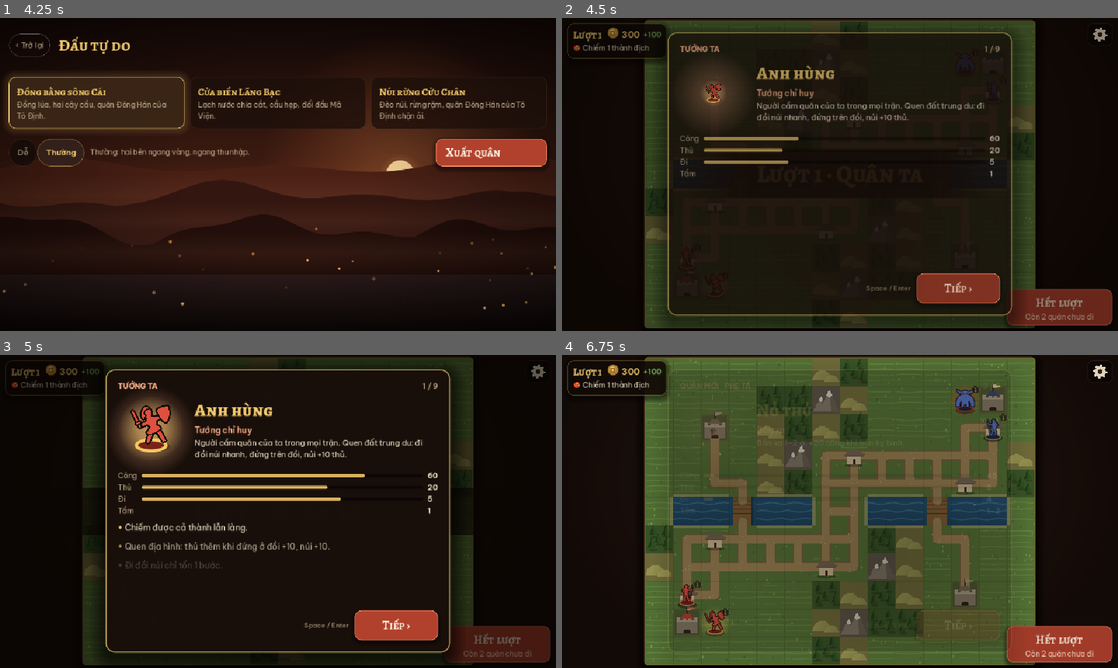
Above: before the commit, frames 1-4 (two rows, left to right).
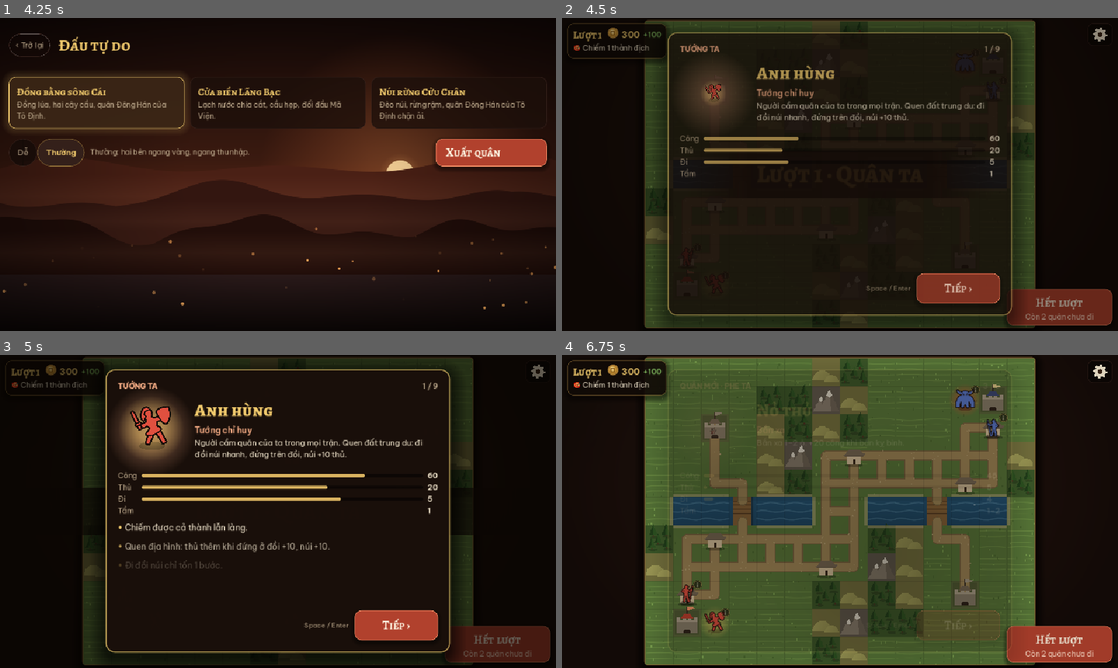
Above: after the commit, the same moments.

Repository: NguyenVanDo51/hon-song-nui
Game: Godot game, scene res://main.tscn
Same seed, same stepped clock (60 frames per second), same inputs: the game is played once before the commit and once after it.
Inputs (mouse positions are in pixels of both pictures, inside the frame that each line leads up to):
- Up to frame 1 (4.25 s): click (211, 212) at 0.52 s; click "‹ Trở lại" at 1.25 s; click (211, 255) at 2.02 s; click "Dễ" at 2.75 s; click "Thường" at 3.5 s
- Up to frame 2 (4.5 s): click (1051, 152) at 4.27 s
- Up to frame 3 (5 s): no input
- Up to frame 4 (6.75 s): click (1101, 370) at 5.02 s; click (1062, 642) at 5.77 s; click "Tiếp ›" at 6.5 s

Frame 1 is identical in both runs. In frame 2, less than 0.1% of the frame differs, in the area x 25-29%, y 20-28%; in frame 3, 0.4%, in the area x 23-31%, y 15-32%; in frame 4, 0.4%.

Commit message:
figures stand on the ground (no base; soft foot shadow), walking kicks up dust puffs at the feet on every step incl. the first
Co-Authored-By: Claude Opus 5.5 <noreply@anthropic.com>

Diff:
--- a/scripts/ui/fx.gd
+++ b/scripts/ui/fx.gd
@@ -168,8 +168,13 @@
 	ring(x, y, "#ffd166", 500.0, 0.9, 0.08)
 	burst(x, y, 12, { "color": ["#ffd166", "#fff0b3", "#e0a43a"], "kind": "coin", "vmin": 0.8, "vmax": 2.0, "up": 2.0, "g": 6.0, "lmin": 500.0, "lmax": 800.0, "smin": 0.05, "smax": 0.07 })
 
+## dust kicked up at a walker's feet: a low puff that spreads sideways and fades
 func dust(x: float, y: float) -> void:
-	burst(x, y + 0.32, 3, { "color": ["#c9b48a", "#a8936b"], "kind": "smoke", "vmin": 0.1, "vmax": 0.5, "up": 0.2, "g": -0.1, "lmin": 300.0, "lmax": 500.0, "smin": 0.06, "smax": 0.1, "drag": 0.9 })
+	for i in 7:
+		var side := -1.0 if i % 2 else 1.0
+		parts.append({ "x": x + randf_range(-0.12, 0.12), "y": y + 0.3 + randf_range(-0.03, 0.03),
+			"vx": side * randf_range(0.25, 0.7), "vy": -randf_range(0.05, 0.3), "g": -0.15, "drag": 0.9, "life": 0.0,
+			"max": randf_range(380.0, 650.0), "size": randf_range(0.07, 0.12), "color": Color(["#cdb98f", "#b39f76", "#e0d2ae"][i % 3]), "kind": "smoke" })
 
 # ---------- update + draw ----------
 func update(t: float) -> void:
--- a/scripts/ui/game_screen.gd
+++ b/scripts/ui/game_screen.gd
@@ -871,6 +871,8 @@
 				var sp := { "u": copy }
 				v.sprites.append(sp)
 				main.audio.play("move")
+				if e.path.size() > 1:
+					fx.dust(e.path[0][0], e.path[0][1]) # the first step kicks up dust where it starts
 				for i in range(1, e.path.size()):
 					var a: Array = e.path[i - 1]
 					var b: Array = e.path[i]
--- a/scripts/ui/token.gd
+++ b/scripts/ui/token.gd
@@ -87,30 +87,25 @@
 	if fl > 0:
 		ci.draw_circle(bc, R, Color(1, 1, 1, minf(1.0, fl) * 0.85))
 
-## standing piece: shadow, small base in faction colours, the silhouette in the faction's figure colour with a dark
-## outline (mirrored for the enemy); the figure stands ~0.66 tile tall so the tile around it stays visible
+## standing figure: soft ground shadow + the silhouette in the faction's figure colour with a dark outline (mirrored for
+## the enemy); no base, so it reads as standing on the ground. ~0.66 tile tall, so the tile around it stays visible.
+## Commanders keep their gold / crimson glow behind them.
 const FIG_INK := Color(0.07, 0.04, 0.03)
 static func _standee(ci: CanvasItem, c: Vector2, T: float, side: String, hero: bool, foe: bool, fac: Dictionary, fig: Texture2D, o: Dictionary) -> void:
 	var al: float = o.get("alpha", 1.0)
 	var base := c + Vector2(0, T * 0.30)
 	if o.get("shadow", true):
-		Draw.ellipse(ci, base + Vector2(T * 0.03, T * 0.02), T * 0.32, T * 0.11, Color(0, 0, 0, 0.38 * al))
+		Draw.ellipse(ci, base + Vector2(T * 0.02, T * 0.01), T * 0.24, T * 0.075, Color(0, 0, 0, 0.42 * al))
 	var bob: float = o.get("bob", 0.0)
 	if (hero or o.get("glow", false)) and o.get("halo", true):
 		halo(ci, c - Vector2(0, bob), T, (FOE_GLOW if foe else HERO_GLOW) if hero else fac.glow, al)
-	var ring: Color = (FOE_RING if foe else HERO_RING) if hero else fac.ring
-	ring.a *= al
-	var bc: Color = fac.body
-	bc.a *= al
-	Draw.ellipse(ci, base, T * 0.27, T * 0.1, bc)
-	Draw.ellipse_line(ci, base, T * 0.27, T * 0.1, ring, maxf(1.5, T * (0.05 if hero else 0.035)))
 	var h := T * (0.74 if hero else 0.66)
 	var flip := -1.0 if side == "e" and o.get("mirror", true) else 1.0
 	var col: Color = fac.get("fig", fac.body2)
 	col.a *= al
 	var ink := FIG_INK
 	ink.a *= al
-	var foot := base - Vector2(0, bob + T * 0.02)
+	var foot := base - Vector2(0, bob)
 	var r := Rect2(-h / 2.0, -h, h, h)
 	ci.draw_set_transform_matrix(Draw.xf * Transform2D(0.0, Vector2(flip, 1.0), 0.0, foot))
 	var w := maxf(1.0, T * 0.03)
@@ -174,7 +169,7 @@
 			var c := (Vector2(i % _cols, i / _cols) * _cpx + Vector2(_cpx, _cpx) / 2.0) / scale
 			if it[0] == "shadow":
 				var R := T * 0.4
-				Draw.ellipse(ci, c, R * 0.85, R * 0.28, Color(0, 0, 0, 0.4))
+				Draw.ellipse(ci, c, R * 0.62, R * 0.2, Color(0, 0, 0, 0.42))
 			else:
 				Token.paint(ci, c, T, it[1], it[2], it[3], { "shadow": false, "halo": false })
 
@@ -191,7 +186,7 @@
 		var half := unit * sc / 2.0
 		var R := T * sc * 0.4
 		var bc := c - Vector2(0, bob)
-		var sh := c + Vector2(-half, R * 0.95 - half)
+		var sh := c + Vector2(-half, R * 0.78 - half)
 		var tl := bc - Vector2(half, half)
 		if sc == 1.0:
 			var inv := st.affine_inverse()
